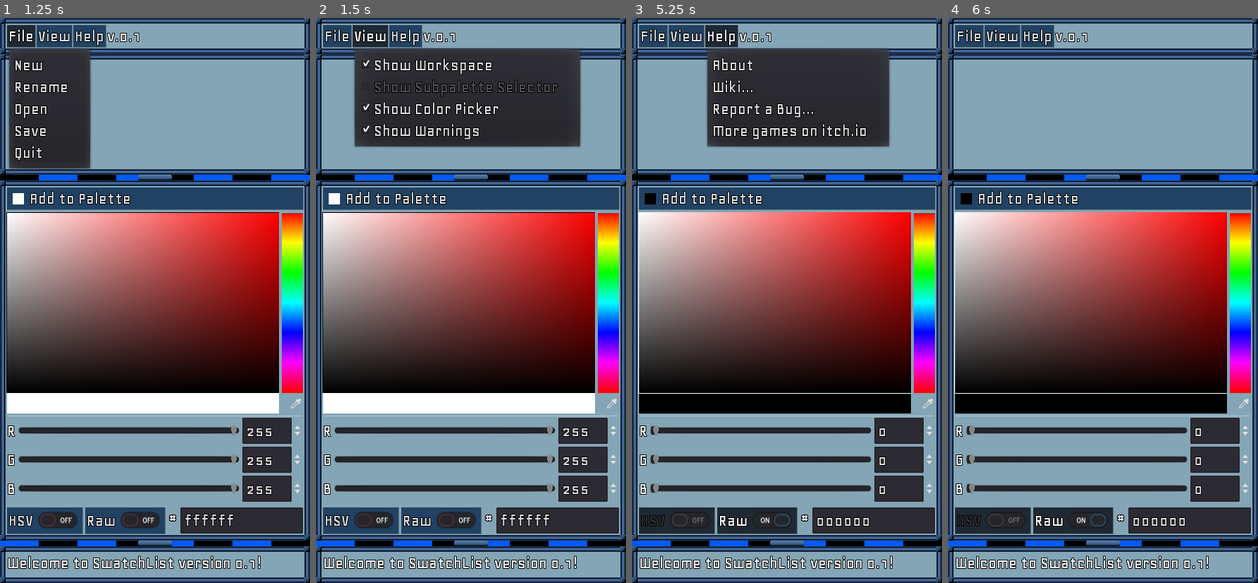
Above: before the commit, frames 1-4 (left to right).
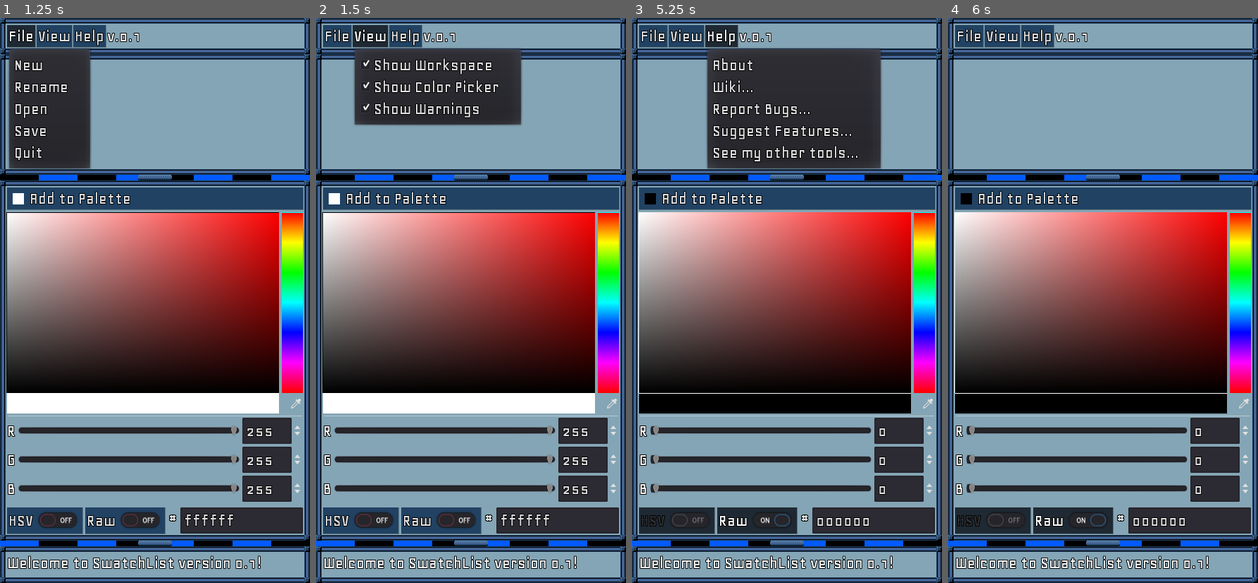
Above: after the commit, the same moments.

Repository: DeerTears/swatchlist
Game: Godot game, scene res://Main.tscn
Same seed, same stepped clock (60 frames per second), same inputs: the game is played once before the commit and once after it.
Inputs (mouse positions are in pixels of both pictures, inside the frame that each line leads up to):
- Up to frame 1 (1.25 s): click "File" at 0.5 s
- Up to frame 2 (1.5 s): click "View" at 1.25 s
- Up to frame 3 (5.25 s): click "Add to Palette" at 2 s; click (926, 402) at 2.75 s; click "HSV" at 3.5 s; click "Raw" at 4.25 s; click "Help" at 5 s
- Up to frame 4 (6 s): tap Enter (popup_ok) at 5.75 s; hold Escape (popup_cancel) from 5.78 s (still down)

Frame 1 is identical in both runs. In frame 2, 6.4% of the frame differs, in the area x 12-86%, y 5-23%; in frame 3, 3.5%; in frame 4, nothing differs.

Commit message:
Update links

Diff:
--- a/Main.gd
+++ b/Main.gd
@@ -31,7 +31,6 @@
 var swatch_size := 64
 
 var current_filename := "Untitled" setget set_current_filename, get_current_filename
-
 
 # Scenes
 onready var swatch_template: PackedScene = preload("res://components/Swatch.tscn")
@@ -139,9 +138,11 @@
 			$Popups/About.popup()
 		"Wiki...":
 			OS.shell_open("https://github.com/deertears/swatchlist/wiki")
-		"More games on itch.io":
-			OS.shell_open("https://deertears.itch.io")
-		"Report a Bug...":
+		"See my other tools...":
+			OS.shell_open("https://github.com/deertears")
+		"Report Bugs...":
+			OS.shell_open("https://github.com/DeerTears/swatchlist/issues/new")
+		"Suggest Features...":
 			OS.shell_open("https://github.com/DeerTears/swatchlist/issues/new")
 
 
--- a/Main.tscn
+++ b/Main.tscn
@@ -105,7 +105,7 @@
 theme = ExtResource( 1 )
 text = "View"
 flat = false
-items = [ "Show Workspace", null, 1, true, false, 0, 0, null, "", false, "Show Subpalette Selector", null, 1, false, true, 1, 0, null, "", false, "Show Color Picker", null, 1, true, false, 2, 0, null, "", false, "Show Warnings", null, 1, true, false, 4, 0, null, "", false ]
+items = [ "Show Workspace", null, 1, true, false, 2, 0, null, "", false, "Show Color Picker", null, 1, true, false, 3, 0, null, "", false, "Show Warnings", null, 1, true, false, 4, 0, null, "", false ]
 switch_on_hover = true
 script = ExtResource( 5 )
 
@@ -116,7 +116,7 @@
 theme = ExtResource( 1 )
 text = "Help"
 flat = false
-items = [ "About", null, 0, false, false, 0, 0, null, "", false, "Wiki...", null, 0, false, false, 2, 0, null, "", false, "Report a Bug...", null, 0, false, false, 3, 0, null, "", false, "More games on itch.io", null, 0, false, false, 4, 0, null, "", false ]
+items = [ "About", null, 0, false, false, 0, 0, null, "", false, "Wiki...", null, 0, false, false, 2, 0, null, "", false, "Report Bugs...", null, 0, false, false, 3, 0, null, "", false, "Suggest Features...", null, 0, false, false, 4, 0, null, "", false, "See my other tools...", null, 0, false, false, 4, 0, null, "", false ]
 switch_on_hover = true
 script = ExtResource( 5 )
 
